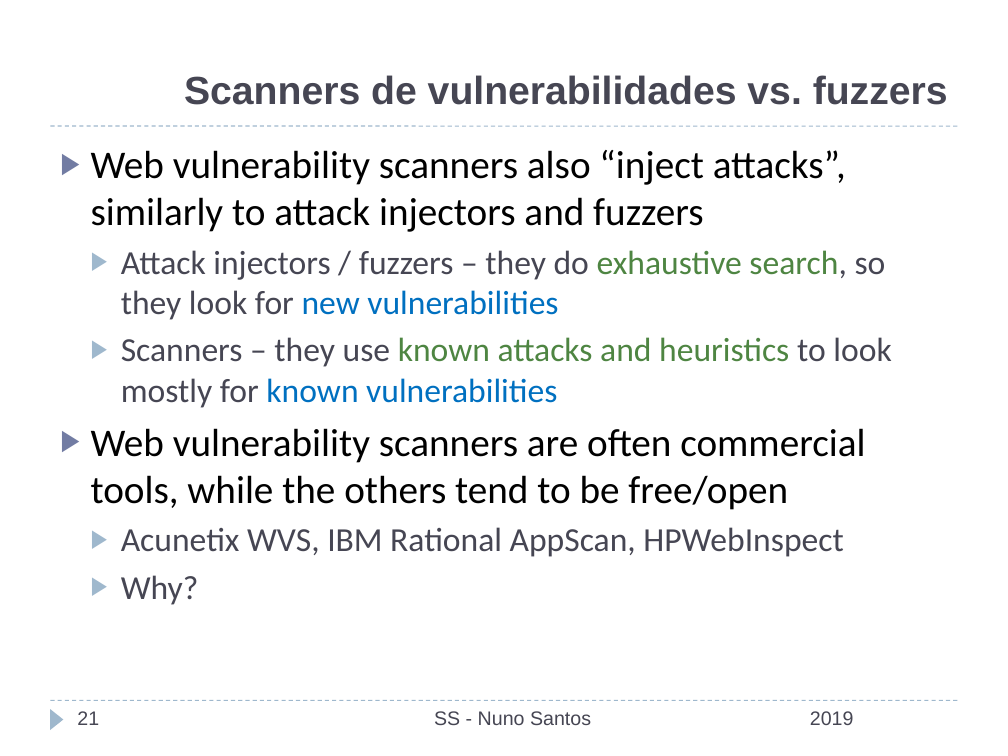
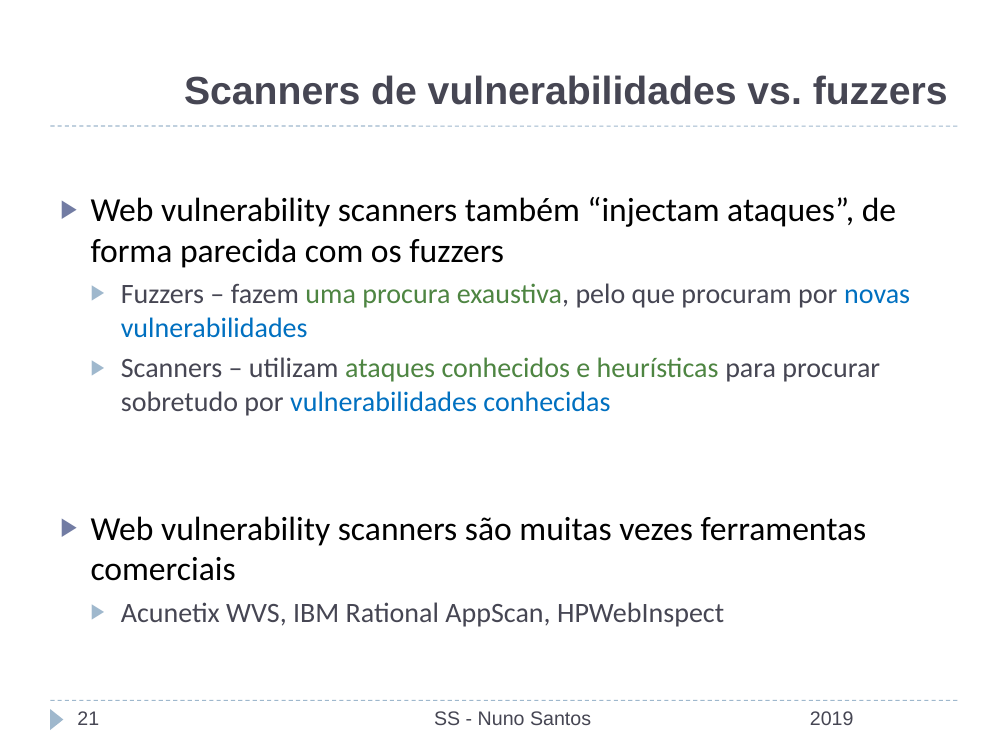
Before and after one commit to nuno-santos/acite2019, a slide deck: slide 21 of teoricas/acite2019-06-auditoria_teste.pptx. Drawn at 1008x756 pixels with LibreOffice and Linux fonts; fonts in the diff are those of the drawing; background and template pictures are left out. Boxes give left, top, right and bottom in pixels: in the first picture for what was removed or moved away, otherwise in the second. Text is boxed around its words. In the diff, an @@ line names an element or a change of style, - is before the commit and + after.

```diff
--- a/teoricas/acite2019-06-auditoria_teste.pptx
+++ b/teoricas/acite2019-06-auditoria_teste.pptx
@@ text at bbox=[91, 197, 910, 581]: text changed; size 28 to 20 pt @@
-▶ Web vulnerability scanners also “inject attacks”, similarly to attack injectors and fuzzers
-  ▶ Attack injectors / fuzzers – they do exhaustive search, so they look for new vulnerabilities
-  ▶ Scanners – they use known attacks and heuristics to look mostly for known vulnerabilities
-▶ Web vulnerability scanners are often commercial tools, while the others tend to be free/open
+▶ Web vulnerability scanners também “injectam ataques”, de forma parecida com os fuzzers
+  ▶ Fuzzers – fazem uma procura exaustiva, pelo que procuram por novas vulnerabilidades
+  ▶ Scanners – utilizam ataques conhecidos e heurísticas para procurar sobretudo por vulnerabilidades conhecidas
+▶ Web vulnerability scanners são muitas vezes ferramentas comerciais
@@ text at bbox=[121, 575, 199, 605]: paragraph removed @@
-  ▶ Why?
@@ text at bbox=[121, 602, 724, 627]: size 24 to 20 pt in "Acunetix WVS, IBM Rational AppScan, HPWebInspect" @@
```
Also in this commit, not shown: 16 other slides changed, 2 slides added, 2 slides removed, 2 other files.
